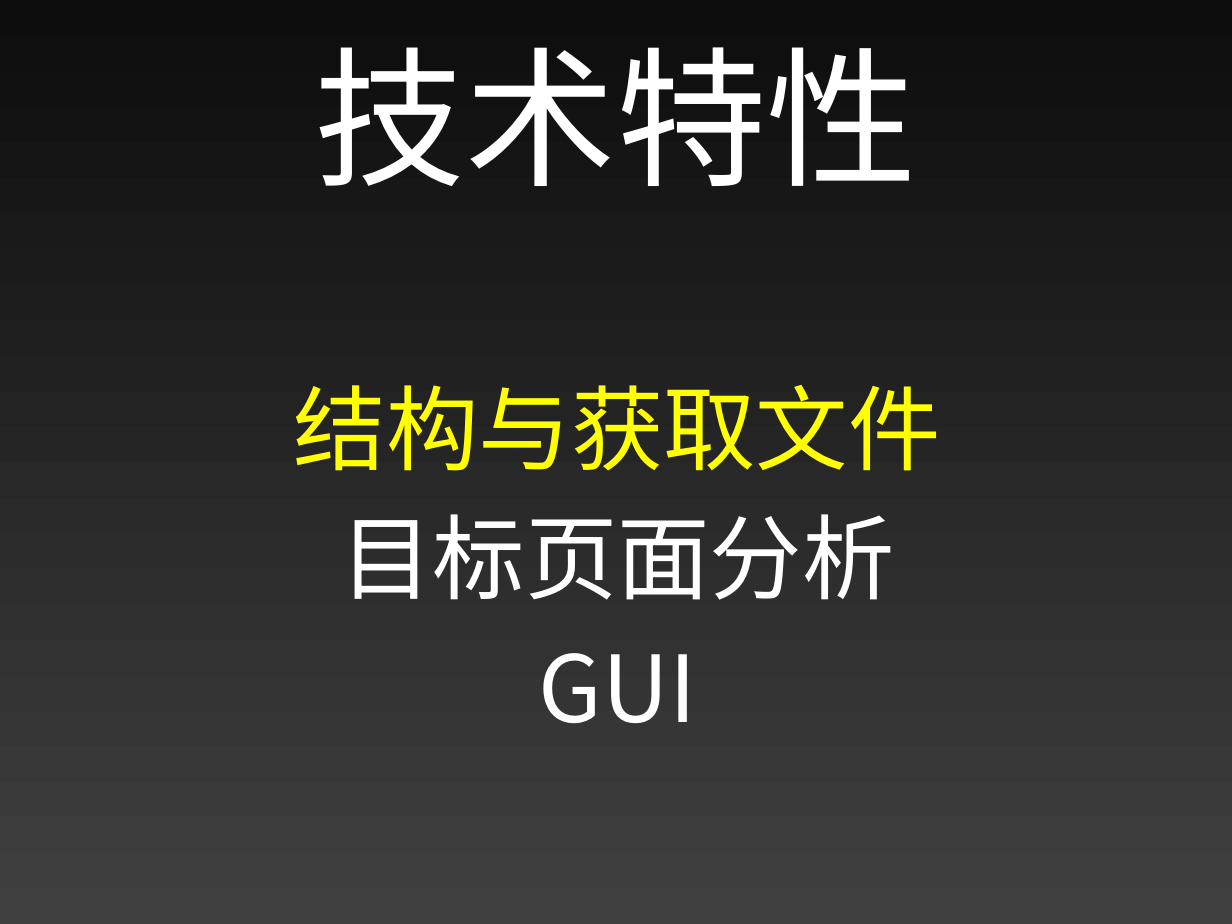
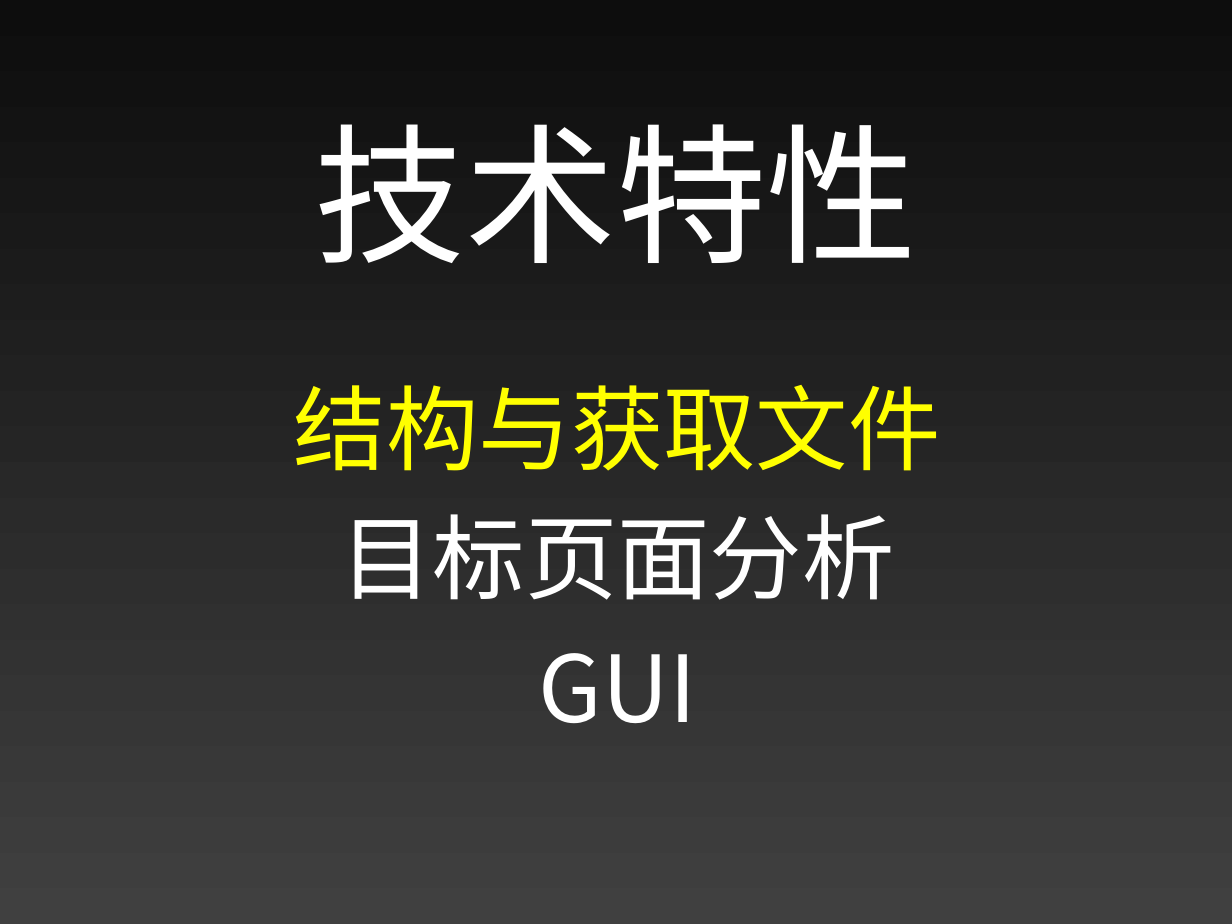
Before and after one commit to pro711/smartget, a slide deck: slide 14 of docs/SmartGet.pptx. Drawn at 1232x924 pixels with LibreOffice and Linux fonts; fonts in the diff are those of the drawing. Boxes give left, top, right and bottom in pixels: in the first picture for what was removed or moved away, otherwise in the second. Text is boxed around its words. In the diff, an @@ line names an element or a change of style, - is before the commit and + after.

```diff
--- a/docs/SmartGet.pptx
+++ b/docs/SmartGet.pptx
@@ title "技术特性": place and size @@
-title "技术特性" at bbox=[315, 47, 917, 186]
+title "技术特性" at bbox=[315, 124, 917, 263]
```
Also in this commit, not shown: 4 other slides changed, 1 slide added.
